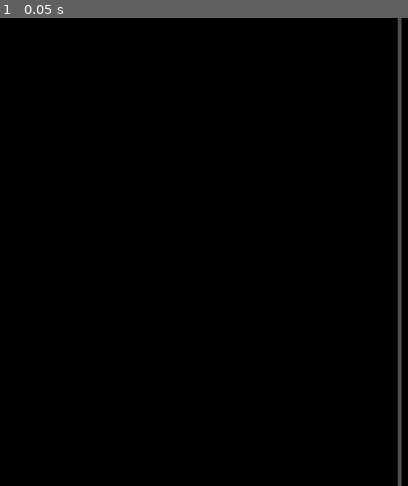
Above: before the commit, frame 1.
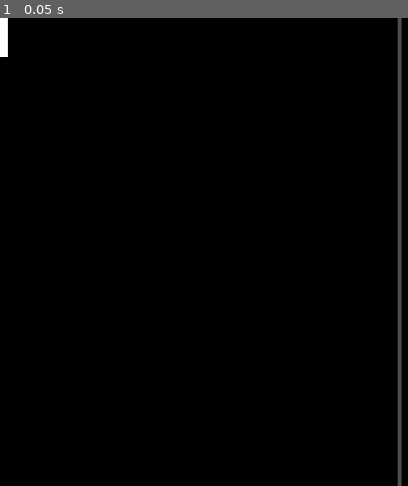
Above: after the commit, the same moment.

Repository: FloDt-hash/pong
Game: Godot game, scene res://main.tscn
Two runs of this game, one before a commit and one after it. Both use one fixed random seed, a clock stepped at 60 frames per second and the inputs below.
Inputs:
- Up to frame 1 (0.05 s): no input

The runs differ from the first frame. In frame 1, 0.2% of the frame differs, in the area x 0-2%, y 0-9%.

Commit message:
paddle: create colorRect & collisionShape2d

Diff:
--- a/main.tscn
+++ b/main.tscn
@@ -1,4 +1,7 @@
 [gd_scene format=3 uid="uid://b821myv7hqira"]
+
+[sub_resource type="RectangleShape2D" id="RectangleShape2D_7dm0k"]
+size = Vector2(20, 100)
 
 [node name="Main" type="Node2D" unique_id=2002199192]
 
@@ -16,3 +19,14 @@
 points = PackedVector2Array(512, 0, 512, 600)
 width = 5.0
 default_color = Color(1, 1, 1, 0.3019608)
+
+[node name="Paddle" type="CharacterBody2D" parent="." unique_id=990869484]
+
+[node name="ColorRect" type="ColorRect" parent="Paddle" unique_id=830019276]
+offset_left = -10.0
+offset_top = -50.0
+offset_right = 10.0
+offset_bottom = 50.0
+
+[node name="CollisionShape2D" type="CollisionShape2D" parent="Paddle" unique_id=380714503]
+shape = SubResource("RectangleShape2D_7dm0k")
